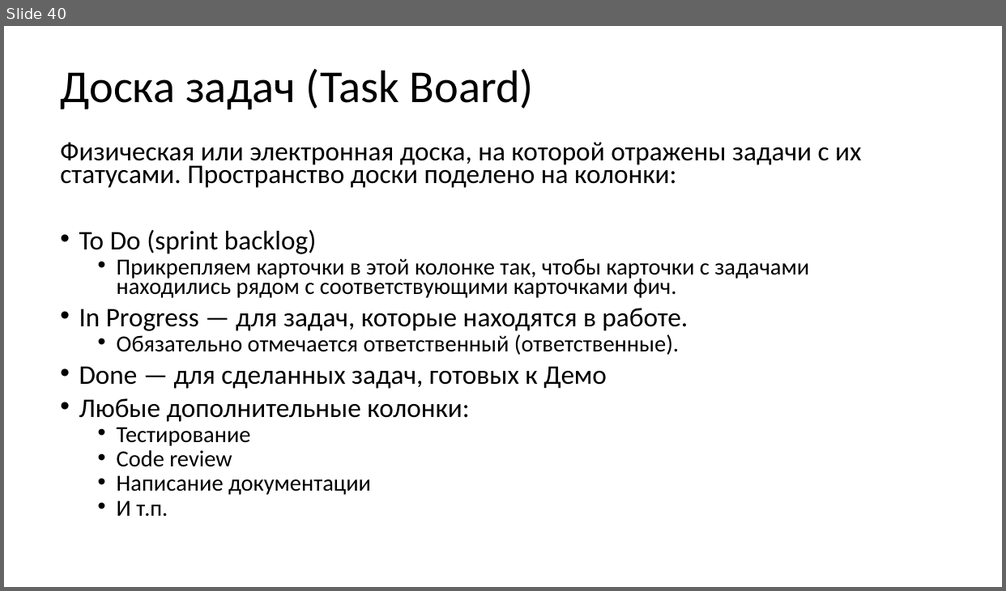
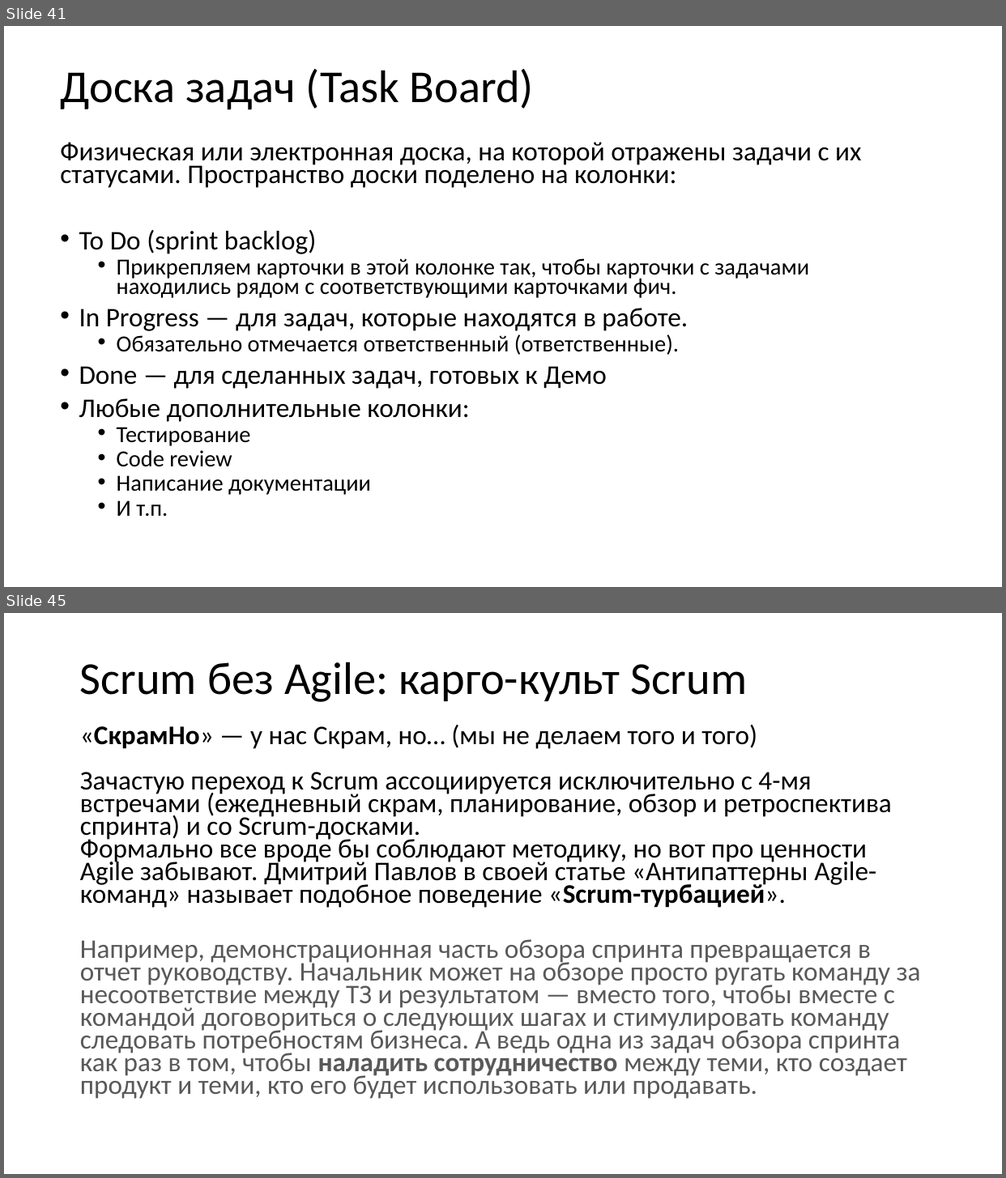
Before and after one commit to xtrueman/soft_dev_mgmt_course, a slide deck: slides/01-SCRUM.pptx. Shown one above the other, each under a label of ours: slide 40 before the commit, slides 41 and 45 after it; the slides between them are not shown. The pictures are 1006x591 and 1006x1178 pixels, drawn with LibreOffice and Linux fonts; fonts in the diff are those of the drawing. Boxes give left, top, right and bottom in pixels: in the first picture for what was removed or moved away, otherwise in the second. Text is boxed around its words. In the diff, an @@ line names an element or a change of style, - is before the commit and + after.

Commit message:
вроде как всё по scrum...

```diff
--- a/slides/01-SCRUM.pptx
+++ b/slides/01-SCRUM.pptx
@@ slide 45 added at <box>4,613,1002,1174</box>, background #FFFFFF @@
@@ title added at <box>80,662,747,702</box>, 44 pt, text #000000 @@
+Scrum без Agile: карго-культ Scrum
@@ text added at <box>80,725,921,1099</box>, 25.9 pt, text #595959 @@
+«СкрамНо» — у нас Скрам, но… (мы не делаем того и того)
+Зачастую переход к Scrum ассоциируется исключительно с 4-мя встречами (ежедневный скрам, планирование, обзор и ретроспектива спринта) и со Scrum-досками.
+Формально все вроде бы соблюдают методику, но вот про ценности Agile забывают. Дмитрий Павлов в своей статье «Антипаттерны Agile-команд» называет подобное поведение «Scrum-турбацией».
+Например, демонстрационная часть обзора спринта превращается в отчет руководству. Начальник может на обзоре просто ругать команду за несоответствие между ТЗ и результатом — вместо того, чтобы вместе с командой договориться о следующих шагах и стимулировать команду следовать потребностям бизнеса. А ведь одна из задач обзора спринта как раз в том, чтобы наладить сотрудничество между теми, кто создает продукт и теми, кто его будет использовать или продавать.
@@ what was slide 40 is now slide 41 @@
```
Also in this commit, not shown: 5 slides changed, 4 other slides added, 3 other files.
